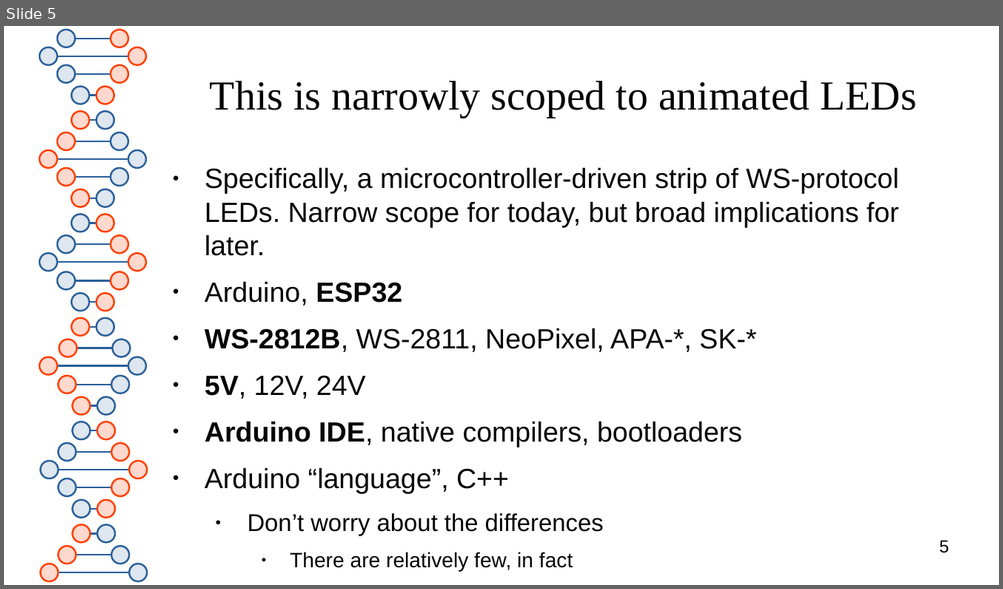
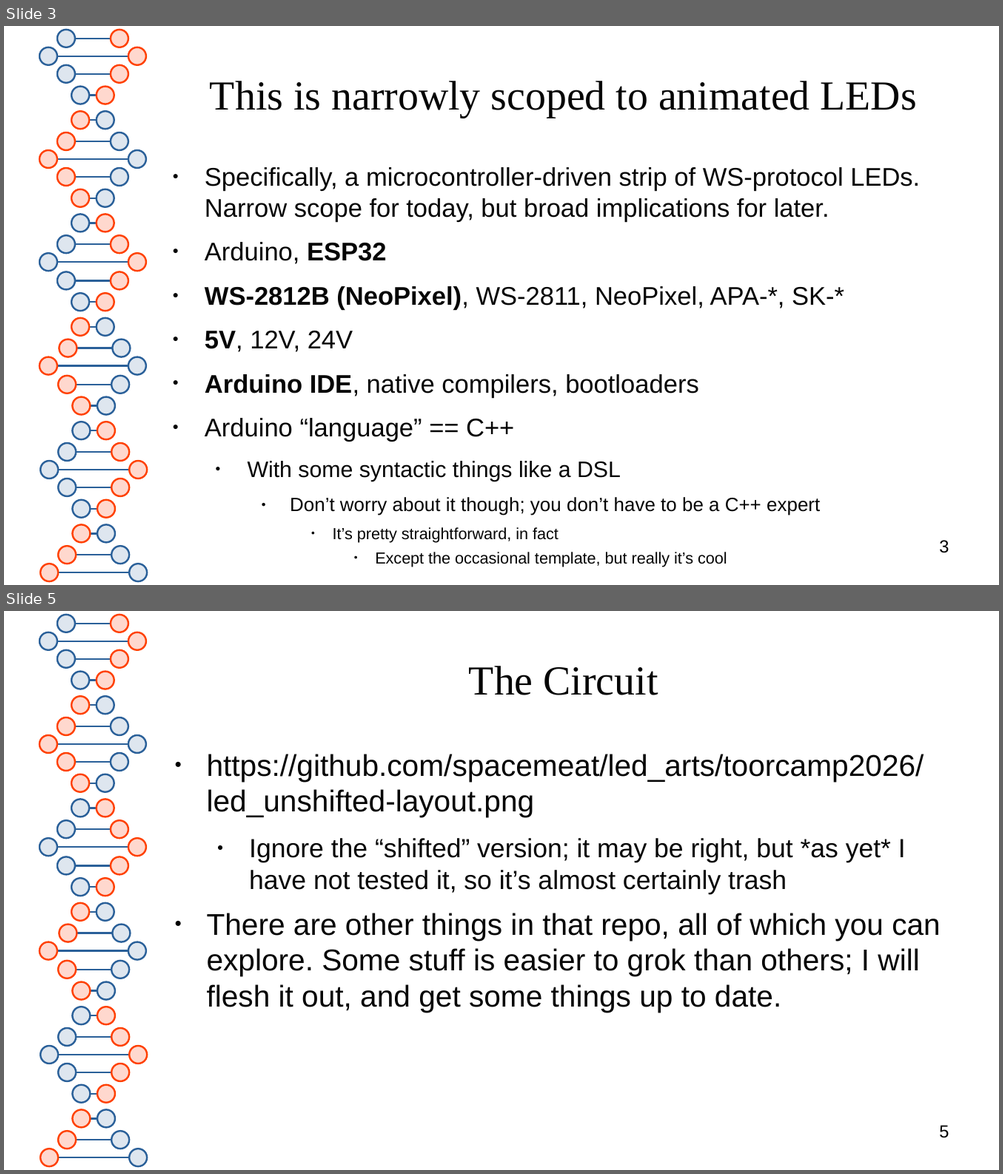
Before and after one commit to spacemeat/led_arts, a slide deck: toorcamp2026/preso.odp. Shown one above the other, each under a label of ours: slide 5 before the commit, slides 3 and 5 after it; the slides between them are not shown. The pictures are 1003x589 and 1003x1174 pixels, drawn with LibreOffice and Linux fonts; fonts in the diff are those of the drawing. Boxes give left, top, right and bottom in pixels: in the first picture for what was removed or moved away, otherwise in the second. Text is boxed around its words. In the diff, an @@ line names an element or a change of style, - is before the commit and + after.

Commit message:
Much flesh in slides.

```diff
--- a/toorcamp2026/preso.odp
+++ b/toorcamp2026/preso.odp
@@ slide 5 added at (4, 611, 999, 1170), background #FFFFFF; not listed: 81 template elements that a slide beside it also shows @@
@@ title added at (469, 666, 658, 695), 33 pt, text #050505 @@
+The Circuit
@@ text added at (207, 754, 940, 1013), 24 pt, text #050505 @@
+● https://github.com/spacemeat/led_arts/toorcamp2026/led_unshifted-layout.png
+  ● Ignore the “shifted” version; it may be right, but *as yet* I have not tested it, so it’s almost certainly trash
+● There are other things in that repo, all of which you can explore. Some stuff is easier to grok than others; I will flesh it out, and get some things up to date.
@@ page number added at (939, 1125, 948, 1139), 14 pt, text #000000 @@
+5
@@ what was slide 5 is now slide 3 @@
@@ slide 3 changed as well @@
@@ text at (205, 167, 919, 398): size 22.2 to 20.4 pt in "Specifically, a microcontroller-driven strip of WS-protocol  ...", "Arduino, ESP32", "5V, 12V, 24V", "Arduino IDE, native compilers, bootloaders" @@
@@ text at (205, 286, 844, 310): text changed; size 22.2 to 20.4 pt @@
-● WS-2812B, WS-2811, NeoPixel, APA-*, SK-*
+● WS-2812B (NeoPixel), WS-2811, NeoPixel, APA-*, SK-*
@@ text at (205, 418, 819, 568): text changed; size 19.4 to 12.8 pt @@
-● Arduino “language”, C++
-  ● Don’t worry about the differences
-    ● There are relatively few, in fact
+● Arduino “language” == C++
+  ● With some syntactic things like a DSL
+    ● Don’t worry about it though; you don’t have to be a C++ expert
+      ● It’s pretty straightforward, in fact
+        ● Except the occasional template, but really it’s cool
@@ page number at (939, 540, 948, 554): text changed @@
-5
+3
```
Also in this commit, not shown: 8 other slides changed, 14 other slides added, 3 slides removed, 2 other files.
